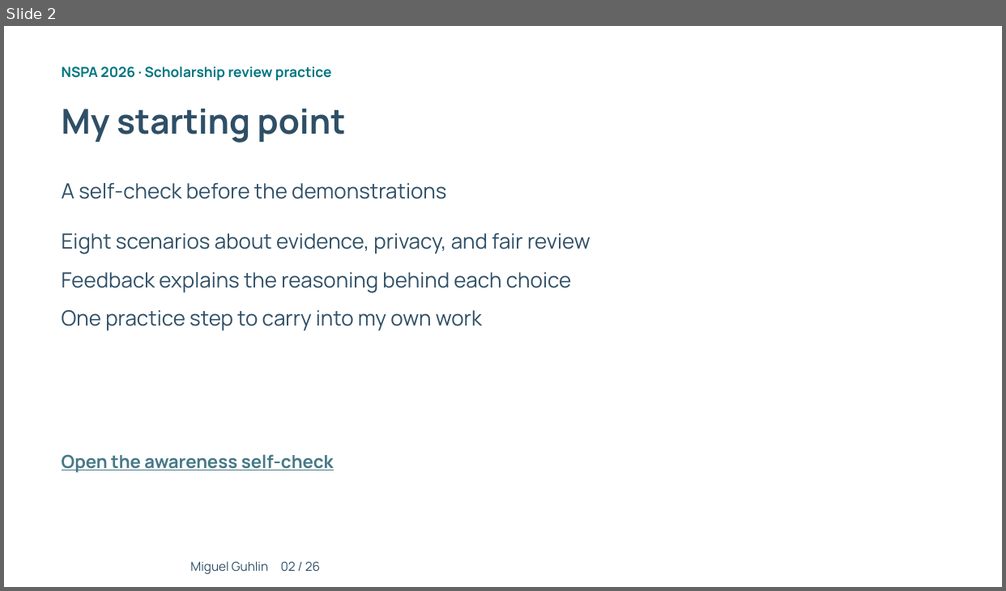
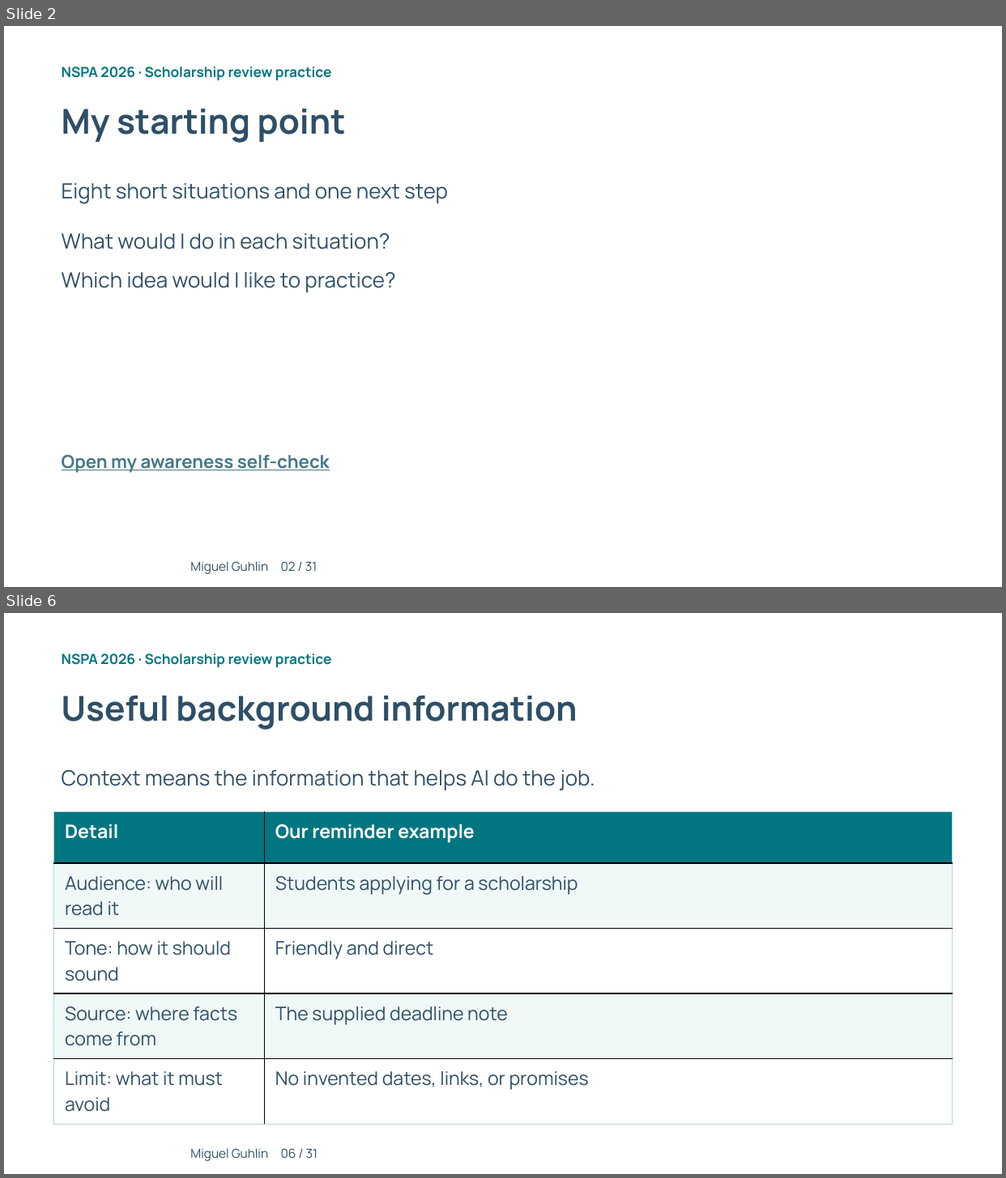
Before and after one commit to mguhlin/nspa, a slide deck: 2026/p/slides/ai-prompting-scholarship-review.pptx. Shown one above the other, each under a label of ours: slide 2 before the commit, slides 2 and 6 after it; the slides between them are not shown. The pictures are 1006x591 and 1006x1178 pixels, drawn with LibreOffice and Linux fonts; fonts in the diff are those of the drawing; background and template pictures are left out. Boxes give left, top, right and bottom in pixels: in the first picture for what was removed or moved away, otherwise in the second. Text is boxed around its words. In the diff, an @@ line names an element or a change of style, - is before the commit and + after.

Commit message:
Simplify AI practice and assessment with introductory concepts and pictures

```diff
--- a/2026/p/slides/ai-prompting-scholarship-review.pptx
+++ b/2026/p/slides/ai-prompting-scholarship-review.pptx
@@ slide 6 added at bbox=[4, 613, 1002, 1174], background picture (left out) @@
@@ text added at bbox=[62, 653, 331, 667], 13.5 pt, text #007681, bold @@
+NSPA 2026 · Scholarship review practice
@@ text added at bbox=[62, 696, 577, 730], 33 pt, text #2E4F66, bold @@
+Useful background information
@@ text added at bbox=[62, 770, 594, 791], 20.2 pt, text #2E4F66 @@
+Context means the information that helps AI do the job.
@@ table added at bbox=[54, 812, 953, 1115], 5 rows, 2 columns @@
+Detail | Our reminder example
+Audience: who will read it | Students applying for a scholarship
+Tone: how it should sound | Friendly and direct
+Source: where facts come from | The supplied deadline note
+Limit: what it must avoid | No invented dates, links, or promises
@@ text added at bbox=[190, 1148, 318, 1161], 12 pt, text #2E4F66 @@
+Miguel Guhlin 06 / 31
@@ slide 2 changed as well @@
@@ text at bbox=[62, 183, 448, 204]: text changed @@
-A self-check before the demonstrations
+Eight short situations and one next step
@@ text at bbox=[62, 233, 390, 250]: text changed @@
-Eight scenarios about evidence, privacy, and fair review
+What would I do in each situation?
@@ text at bbox=[62, 272, 395, 292]: text changed @@
-Feedback explains the reasoning behind each choice
+Which idea would I like to practice?
@@ text removed at bbox=[62, 310, 482, 331] @@
-One practice step to carry into my own work
@@ text at bbox=[62, 454, 330, 473]: text changed @@
-Open the awareness self-check
+Open my awareness self-check
@@ text at bbox=[190, 561, 317, 574]: text changed @@
-Miguel Guhlin 02 / 26
+Miguel Guhlin 02 / 31
```
Also in this commit, not shown: 8 other slides changed, 21 other slides added, 17 slides removed, 33 other files.
